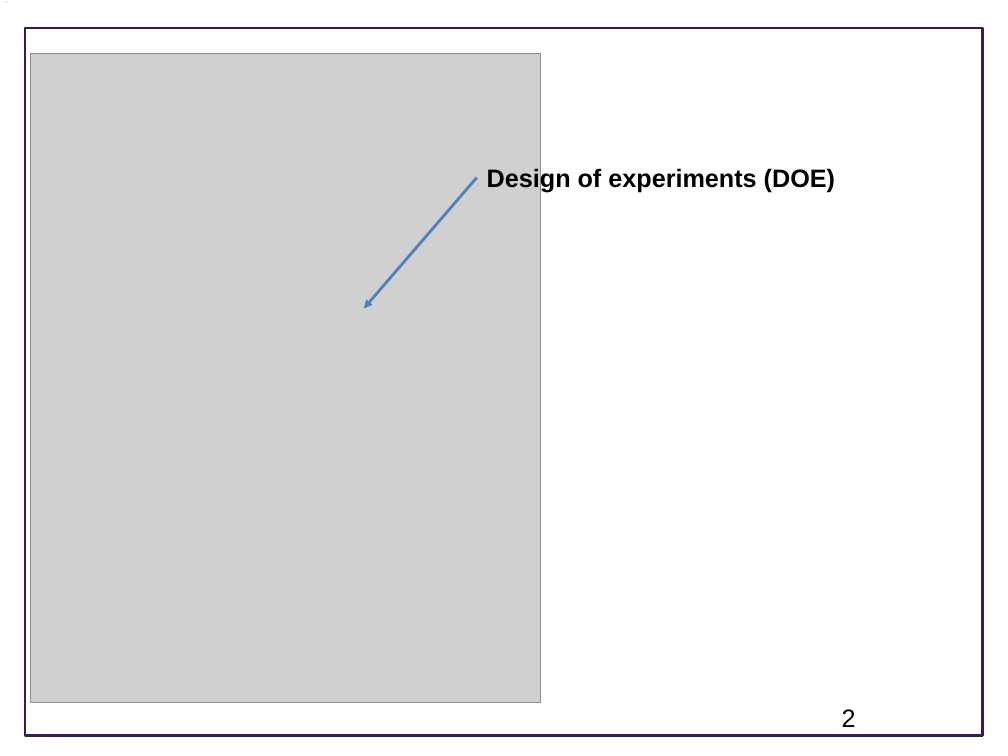
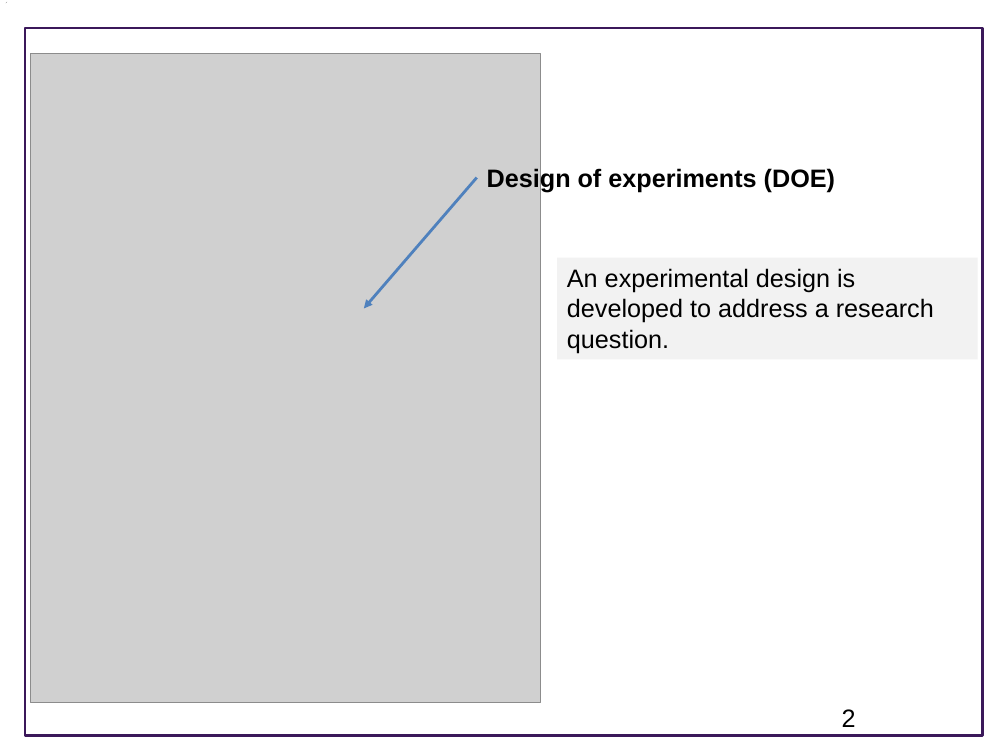
Before and after one commit to ModelEngineering/advancing-biomedical-models, a slide deck: slide 2 of lecture_5/5_design_of_experiments.pptx. Drawn at 1008x756 pixels with LibreOffice and Linux fonts; fonts in the diff are those of the drawing; grey boxes stand for pictures; background and template pictures are left out. Boxes give left, top, right and bottom in pixels: in the first picture for what was removed or moved away, otherwise in the second. Text is boxed around its words. In the diff, an @@ line names an element or a change of style, - is before the commit and + after.

```diff
--- a/lecture_5/5_design_of_experiments.pptx
+++ b/lecture_5/5_design_of_experiments.pptx
@@ rectangle added at bbox=[557, 258, 978, 360], fill #F2F2F2, 18 pt, text #000000 @@
+An experimental design is developed to address a research question.
```
Also in this commit, not shown: 6 other slides changed.
